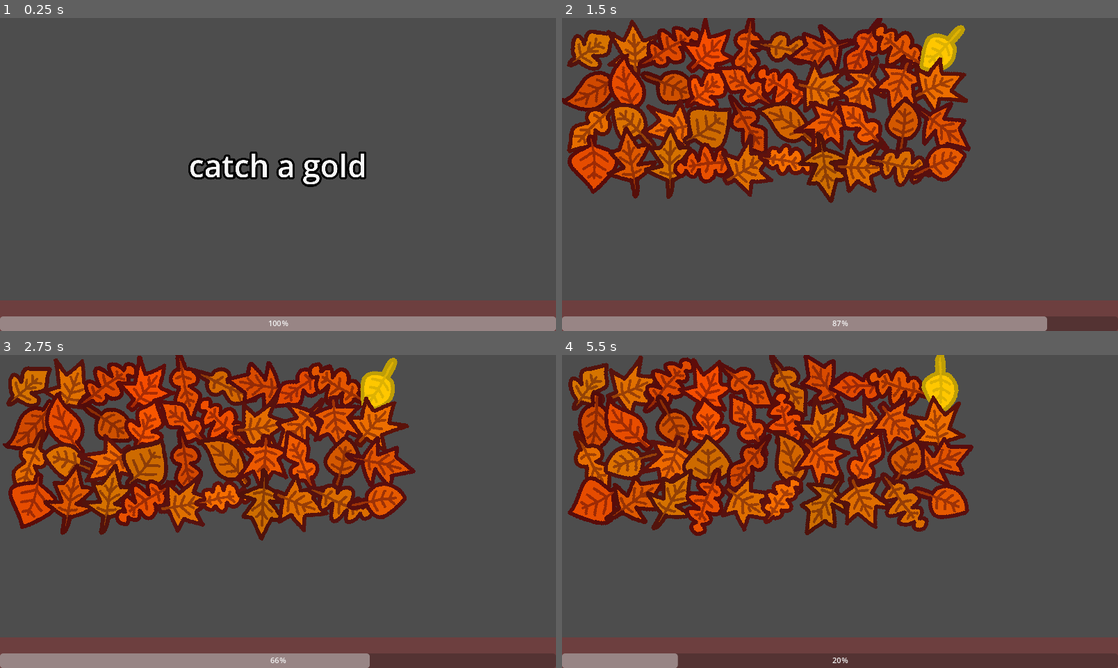
Above: before the commit, frames 1-4 (two rows, left to right).
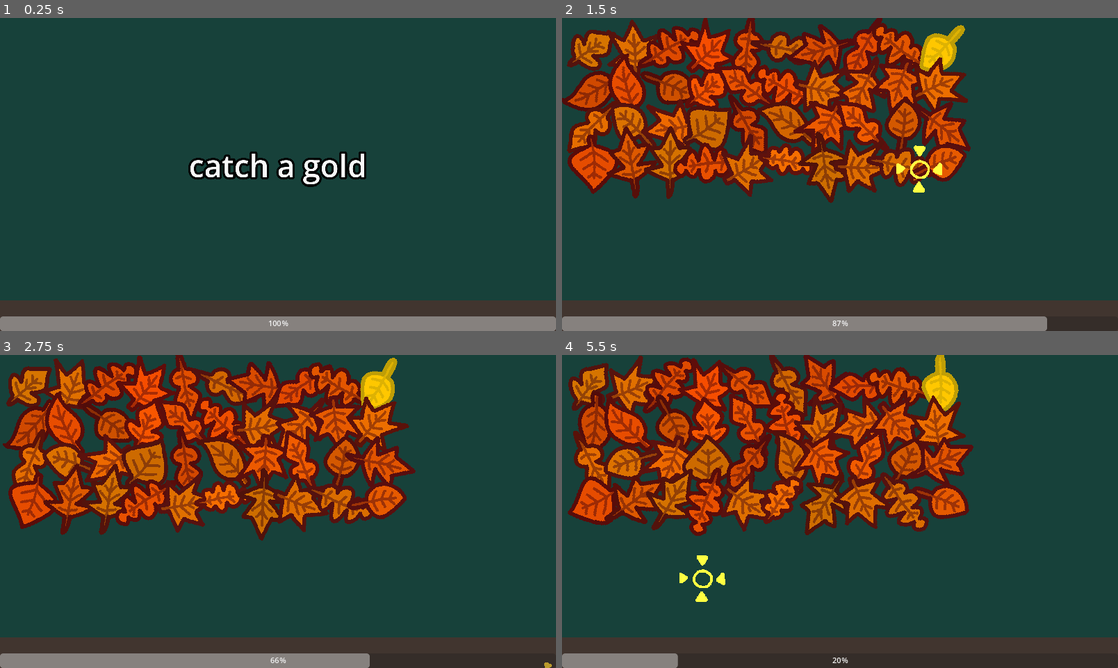
Above: after the commit, the same moments.

Repository: osid54/microgamejam
Game: Godot game, scene res://osid_games/games/goldenLeafGame.tscn
The game is run twice, just before and just after one commit, with the same random seed, the same clock (stepped at 60 frames per second) and the same inputs.
Inputs (mouse positions are in pixels of both pictures, inside the frame that each line leads up to):
- Up to frame 1 (0.25 s): no input
- Up to frame 2 (1.5 s): tap Enter (action) at 0.5, 0.6, 1.35 s; move the mouse to (962, 158) at 0.52 s; hold Right (right) 0.53-1.28 s; click (962, 158) at 0.67 s; move the mouse to (728, 190) at 1.27 s; hold Down (down) from 1.28 s (still down)
- Up to frame 3 (2.75 s): move the mouse to (333, 442) at 2.02 s; release Down (down) at 2.03 s; hold Right (right) from 2.03 s (still down); tap Enter (action) at 2.1 s
- Up to frame 4 (5.5 s): move the mouse to (812, 574) at 2.77 s; release Right (right) at 2.78 s; hold Up (up) 2.78-3.53 s; tap Enter (action) every 0.75 s from 2.85 to 5.1 s; click (812, 574) at 2.92 s; move the mouse to (1006, 558) at 3.52 s; hold Left (left) 3.53-5.03 s; move the mouse to (673, 464) at 4.27 s; move the mouse to (867, 511) at 5.02 s; hold Down (down) from 5.03 s (still down); click (867, 511) at 5.17 s

The runs differ from the first frame. In frame 1, 93% of the frame differs, in the area x 0-100%, y 0-100%; in frame 2, 66%; in frame 3, 67%; in frame 4, 69%.

Commit message:
leaf game complete

Diff:
--- a/osid_games/assets/leaf.tscn
+++ b/osid_games/assets/leaf.tscn
@@ -55,7 +55,10 @@
 	$Sprite2D/ColorRect.visible = true
 "
 
-[node name="leaf" type="Node2D"]
+[sub_resource type="RectangleShape2D" id="RectangleShape2D_fd5ws"]
+size = Vector2(64, 64)
+
+[node name="leaf" type="Area2D"]
 script = SubResource("GDScript_cwxx0")
 
 [node name="Sprite2D" type="Sprite2D" parent="."]
@@ -76,3 +79,6 @@
 grow_horizontal = 2
 grow_vertical = 2
 color = Color(1, 1, 0, 0.588235)
+
+[node name="CollisionShape2D" type="CollisionShape2D" parent="."]
+shape = SubResource("RectangleShape2D_fd5ws")
--- /dev/null
+++ b/osid_games/assets/selector.gd
@@ -0,0 +1,21 @@
+extends CharacterBody2D
+
+@export var speed = 700.0
+
+func _ready():
+	$AnimatedSprite2D.play("default")
+
+func _physics_process(_delta):
+	var direction = Input.get_vector("left", "right","up","down")
+	if direction:
+		velocity = direction * speed
+	else:
+		velocity = velocity.move_toward(Vector2.ZERO, speed)
+
+	move_and_slide()
+
+func checkLeaf():
+	for a in $Area2D.get_overlapping_areas():
+		if a.isGolden:
+			return true
+	return false
--- /dev/null
+++ b/osid_games/assets/selector.tscn
@@ -0,0 +1,69 @@
+[gd_scene load_steps=8 format=3 uid="uid://ej05ki8j1n5d"]
+
+[ext_resource type="Texture2D" uid="uid://d0ealhtwntep0" path="res://osid_games/sprites/selector.png" id="1_dm72e"]
+[ext_resource type="Script" path="res://osid_games/assets/selector.gd" id="1_s1p3b"]
+
+[sub_resource type="AtlasTexture" id="AtlasTexture_8fq6h"]
+atlas = ExtResource("1_dm72e")
+region = Rect2(0, 0, 130, 130)
+
+[sub_resource type="AtlasTexture" id="AtlasTexture_135kp"]
+atlas = ExtResource("1_dm72e")
+region = Rect2(130, 0, 130, 130)
+
+[sub_resource type="AtlasTexture" id="AtlasTexture_qgf2e"]
+atlas = ExtResource("1_dm72e")
+region = Rect2(260, 0, 130, 130)
+
+[sub_resource type="SpriteFrames" id="SpriteFrames_685ge"]
+animations = [{
+"frames": [{
+"duration": 1.0,
+"texture": SubResource("AtlasTexture_8fq6h")
+}, {
+"duration": 1.0,
+"texture": SubResource("AtlasTexture_135kp")
+}, {
+"duration": 1.0,
+"texture": SubResource("AtlasTexture_qgf2e")
+}, {
+"duration": 1.0,
+"texture": SubResource("AtlasTexture_135kp")
+}],
+"loop": true,
+"name": &"default",
+"speed": 5.0
+}]
+
+[sub_resource type="CircleShape2D" id="CircleShape2D_dsffv"]
+radius = 14.0357
+
+[node name="Selector" type="CharacterBody2D"]
+script = ExtResource("1_s1p3b")
+speed = 600.0
+
+[node name="AnimatedSprite2D" type="AnimatedSprite2D" parent="."]
+clip_children = 1
+sprite_frames = SubResource("SpriteFrames_685ge")
+frame_progress = 0.577658
+
+[node name="ColorRect" type="ColorRect" parent="AnimatedSprite2D"]
+anchors_preset = 15
+anchor_right = 1.0
+anchor_bottom = 1.0
+offset_left = -65.0
+offset_top = -65.0
+offset_right = -65.0
+offset_bottom = -65.0
+grow_horizontal = 2
+grow_vertical = 2
+color = Color(1, 1, 0.254902, 1)
+
+[node name="CollisionShape2D" type="CollisionShape2D" parent="."]
+shape = SubResource("CircleShape2D_dsffv")
+
+[node name="Area2D" type="Area2D" parent="."]
+monitorable = false
+
+[node name="CollisionShape2D" type="CollisionShape2D" parent="Area2D"]
+shape = SubResource("CircleShape2D_dsffv")
--- a/osid_games/games/goldenLeafGame.gd
+++ b/osid_games/games/goldenLeafGame.gd
@@ -14,3 +14,12 @@
 			leaves[i].append(l)
 			add_child(l)
 	leaves.pick_random().pick_random().makeGold()
+	$Selector.position = Vector2(get_viewport().get_window().size.x/2.0, (get_viewport().get_window().size.y-64)/2.0)
+	$Selector.visible = true
+
+func _process(_delta):
+	if Input.is_action_just_pressed("action"):
+		if $Selector.checkLeaf():
+			won.emit()
+		else:
+			lost.emit()
--- a/osid_games/games/goldenLeafGame.tscn
+++ b/osid_games/games/goldenLeafGame.tscn
@@ -1,12 +1,28 @@
-[gd_scene load_steps=4 format=3 uid="uid://s05e2y66ti2n"]
+[gd_scene load_steps=5 format=3 uid="uid://s05e2y66ti2n"]
 
 [ext_resource type="PackedScene" uid="uid://cdh430445qvyh" path="res://Microgame.tscn" id="1_sh0ec"]
 [ext_resource type="Script" path="res://osid_games/games/goldenLeafGame.gd" id="2_y1bf5"]
 [ext_resource type="PackedScene" uid="uid://t0vpxbfp7cp5" path="res://osid_games/assets/leaf.tscn" id="3_b27f2"]
+[ext_resource type="PackedScene" uid="uid://ej05ki8j1n5d" path="res://osid_games/assets/selector.tscn" id="4_6fy3h"]
 
 [node name="goldenLeafGame" instance=ExtResource("1_sh0ec")]
 script = ExtResource("2_y1bf5")
 leaf = ExtResource("3_b27f2")
 
+[node name="CanvasLayer" type="CanvasLayer" parent="." index="0"]
+layer = -1
+
+[node name="ColorRect" type="ColorRect" parent="CanvasLayer" index="0"]
+anchors_preset = 15
+anchor_right = 1.0
+anchor_bottom = 1.0
+grow_horizontal = 2
+grow_vertical = 2
+color = Color(0.0901961, 0.254902, 0.227451, 1)
+
+[node name="Selector" parent="." index="1" instance=ExtResource("4_6fy3h")]
+visible = false
+z_index = 1
+
 [node name="ActionLabel" parent="MicrogameOverlay/Control" index="2"]
 text = "catch a gold"
--- a/project.godot
+++ b/project.godot
@@ -25,6 +25,10 @@
 
 window/stretch/mode="canvas_items"
 window/stretch/aspect="expand"
+
+[filesystem]
+
+import/blender/enabled=false
 
 [input]
 
Not shown: 1 places in osid_games/assets/leaf.tscn that only renumber resources
